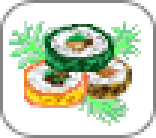
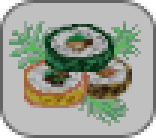
Before/after of a 156 x 138 layered artwork. What changed in the layer stack:
pixels changed over 0, 0, 156, 138 (layer not identified)
